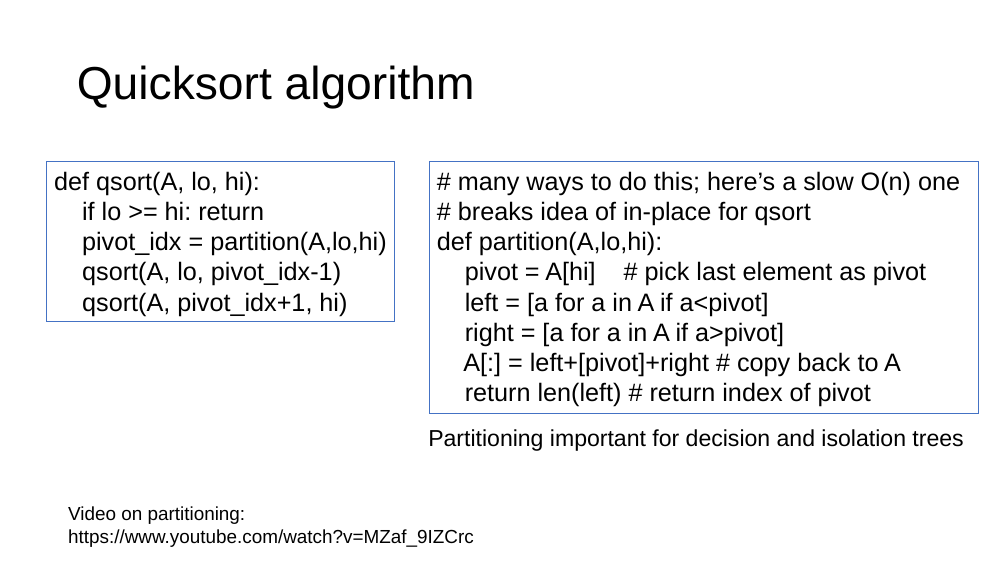
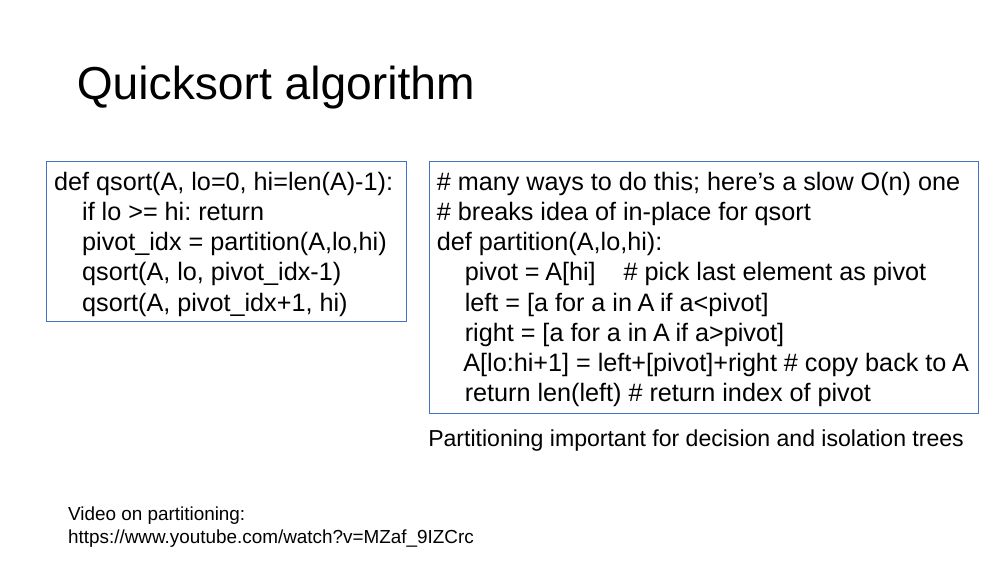
Before and after one commit to parrt/msds689, a slide deck: slide 7 of notes/sorting.pptx. Drawn at 1008x567 pixels with LibreOffice and Linux fonts; fonts in the diff are those of the drawing; background and template pictures are left out. Boxes give left, top, right and bottom in pixels: in the first picture for what was removed or moved away, otherwise in the second. Text is boxed around its words. In the diff, an @@ line names an element or a change of style, - is before the commit and + after.

```diff
--- a/notes/sorting.pptx
+++ b/notes/sorting.pptx
@@ rectangle "def qsort(A, lo=0, hi=len(A)-1):": place and size @@
-rectangle "def qsort(A, lo=0, hi=len(A)-1):" at [47,161,395,321]
+rectangle "def qsort(A, lo=0, hi=len(A)-1):" at [47,161,407,321]
@@ text in rectangle at [54,171,393,195]: text changed @@
-def qsort(A, lo, hi):
+def qsort(A, lo=0, hi=len(A)-1):
@@ text in rectangle at [463,352,969,377]: text changed @@
-A[:] = left+[pivot]+right # copy back to A
+A[lo:hi+1] = left+[pivot]+right # copy back to A
```
Also in this commit, not shown: 1 other slide changed, 2 other files.
